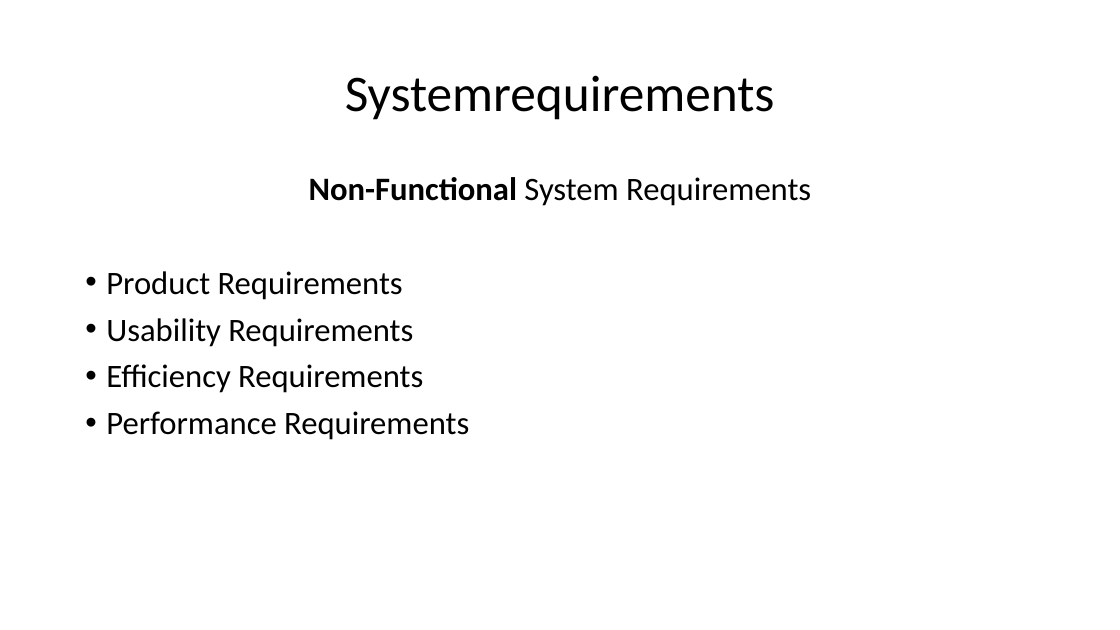
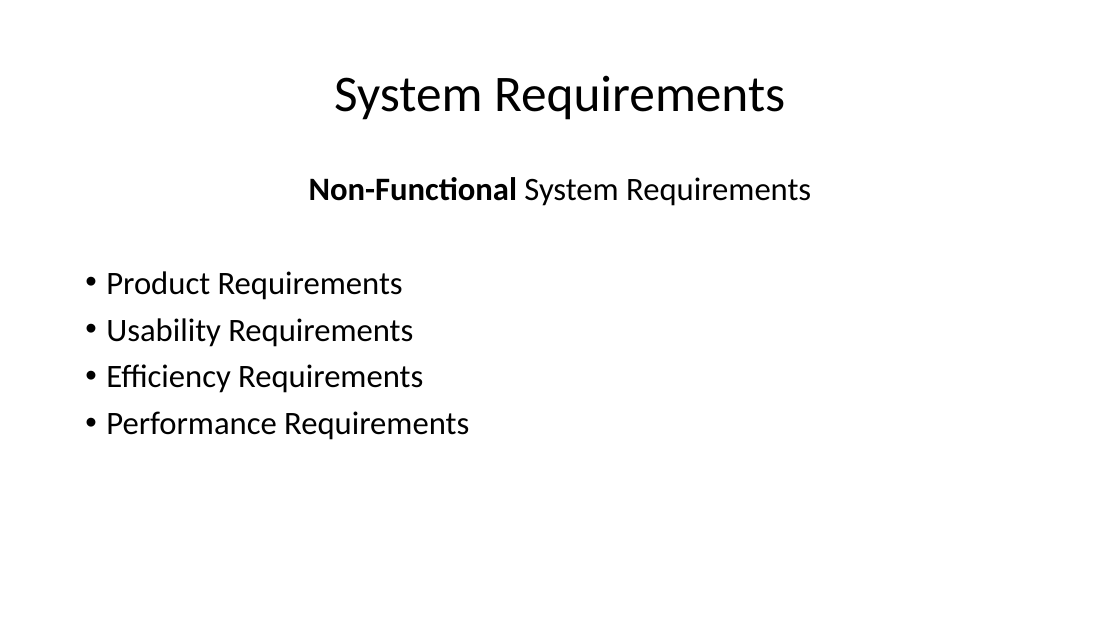
Before and after one commit to rkleee/seGruppeH, a slide deck: slide 5 of Präsi_Requirements.pptx. Drawn at 1120x630 pixels with LibreOffice and Linux fonts; fonts in the diff are those of the drawing. Boxes give left, top, right and bottom in pixels: in the first picture for what was removed or moved away, otherwise in the second. Text is boxed around its words. In the diff, an @@ line names an element or a change of style, - is before the commit and + after.

```diff
--- a/Präsi_Requirements.pptx
+++ b/Präsi_Requirements.pptx
@@ title at (x1=334, y1=75, x2=785, y2=120): text changed @@
-Systemrequirements
+System Requirements
```
Also in this commit, not shown: 2 other slides changed, 1 other file.
